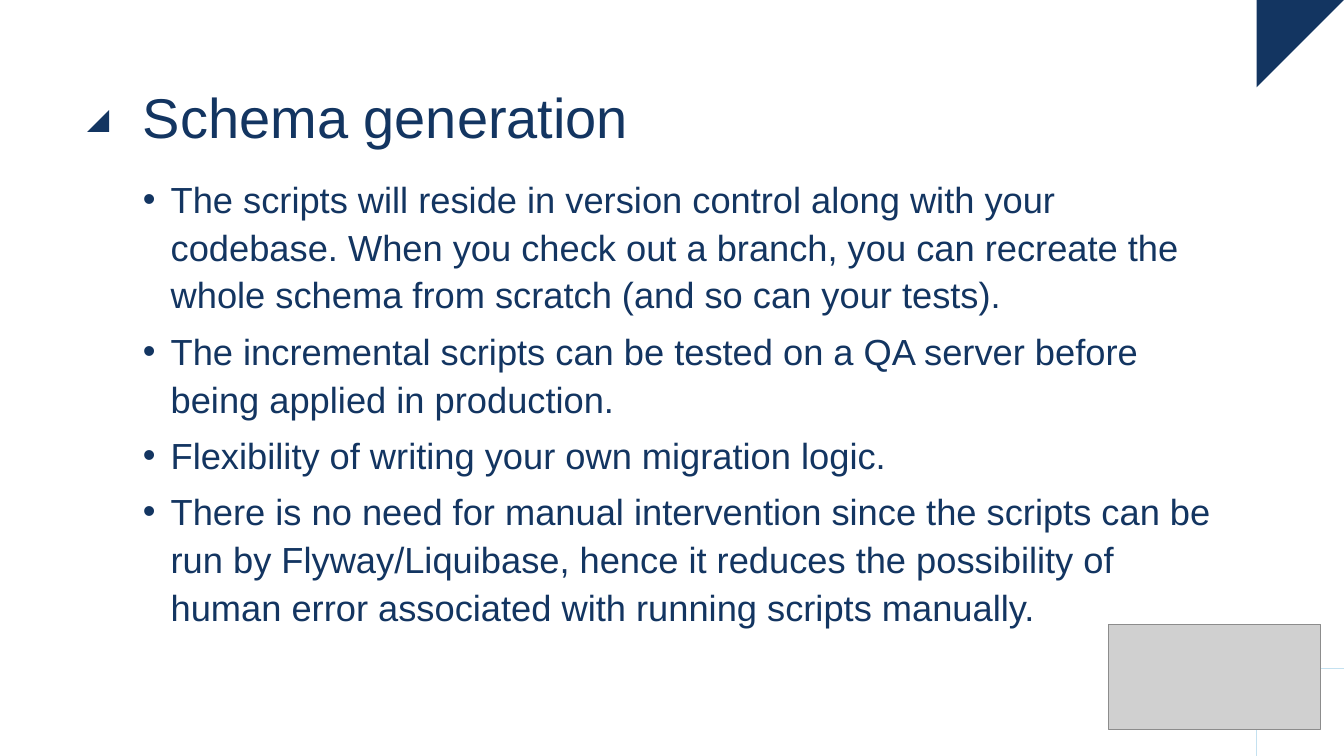
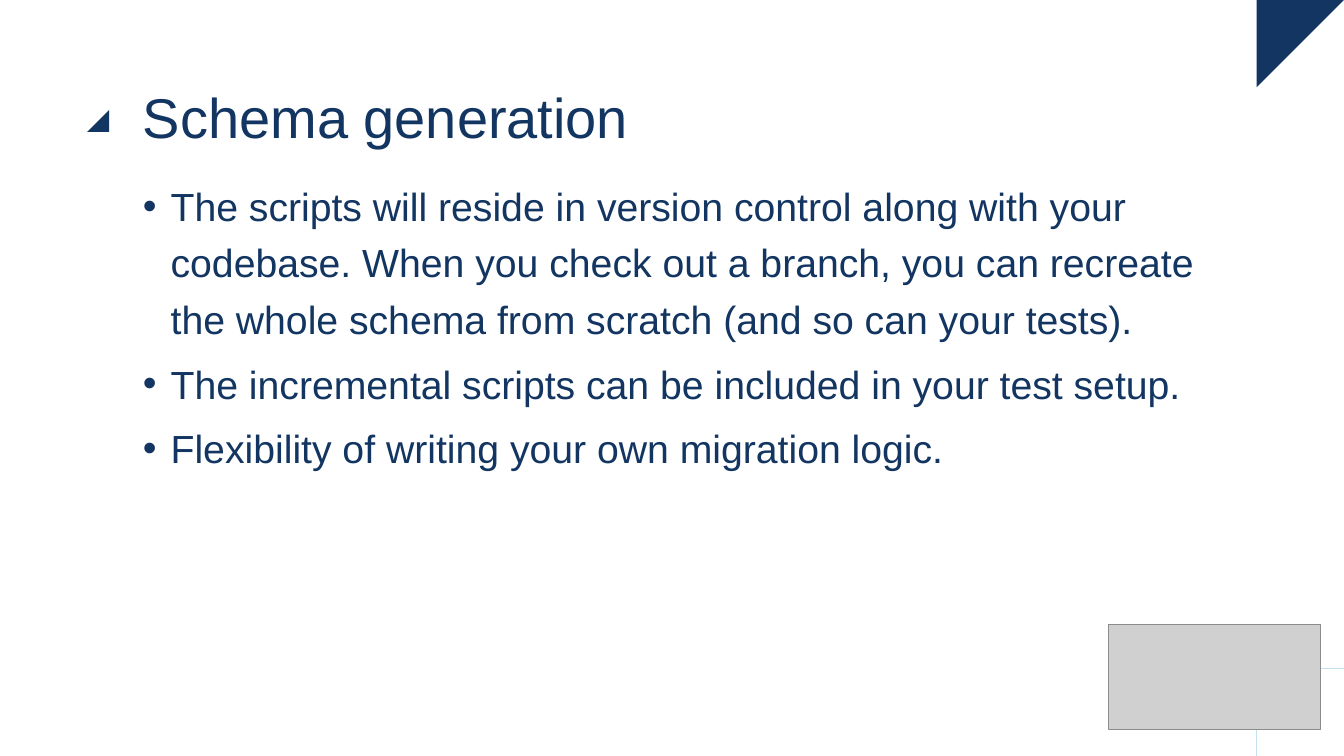
Before and after one commit to raoulvdberge/jpa-with-hibernate, a slide deck: slide 29 of slides.pptx. Drawn at 1344x756 pixels with LibreOffice and Linux fonts; fonts in the diff are those of the drawing; grey boxes stand for pictures. Boxes give left, top, right and bottom in pixels: in the first picture for what was removed or moved away, otherwise in the second. Text is boxed around its words. In the diff, an @@ line names an element or a change of style, - is before the commit and + after.

Commit message:
Update slides for cartesian product problem and use passDistinctThrough query hint

```diff
--- a/slides.pptx
+++ b/slides.pptx
@@ text at (x1=171, y1=192, x2=1194, y2=471): size 25.9 to 28 pt in "The scripts will reside in version control ...", "Flexibility of writing your own migration logic."; line spacing 1.1 to 1.2 @@
@@ text at (x1=171, y1=370, x2=1181, y2=407): text changed; size 25.9 to 28 pt @@
-• The incremental scripts can be tested on a QA server before being applied in production.
+• The incremental scripts can be included in your test setup.
@@ text at (x1=171, y1=498, x2=1210, y2=628): paragraph removed @@
-• There is no need for manual intervention since the scripts can be run by Flyway/Liquibase, hence it reduces the possibility of human error associated with running scripts manually.
```
Also in this commit, not shown: 12 other slides changed, 2 slides added, 3 other files.
